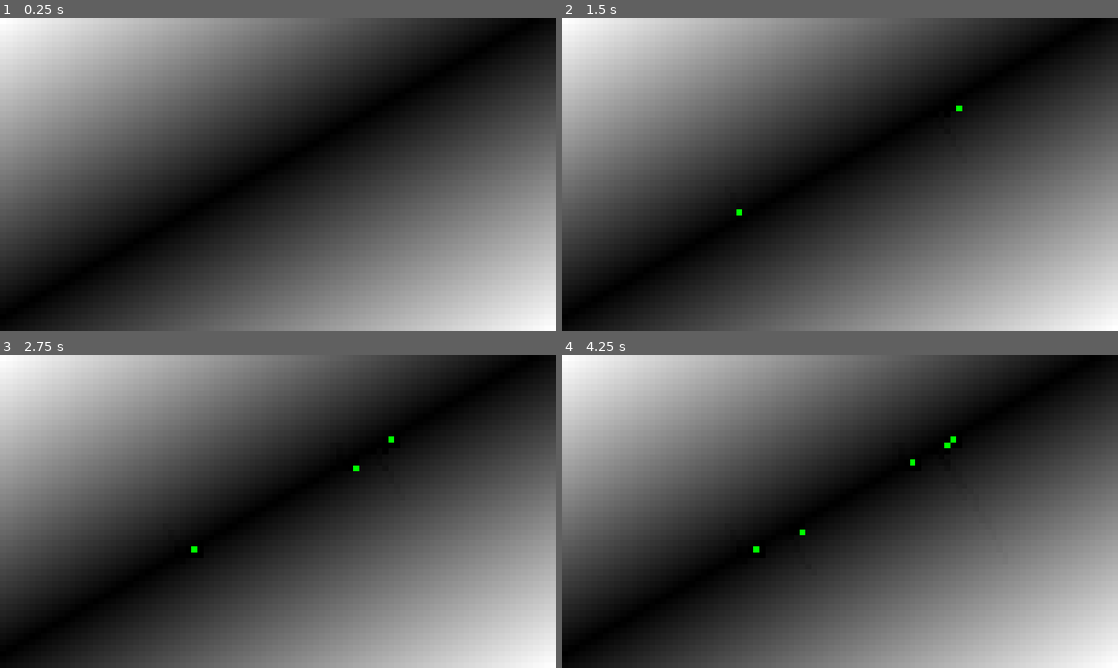
Above: before the commit, frames 1-4 (two rows, left to right).
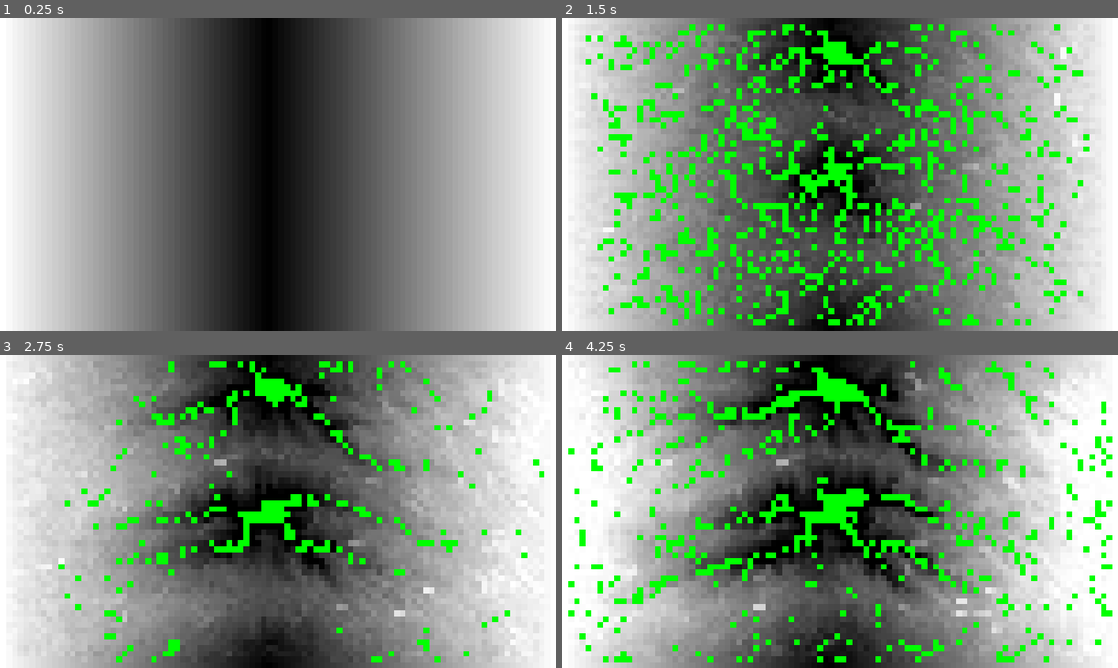
Above: after the commit, the same moments.

Repository: Dams4K/Tipe
Game: Godot game, scene res://move/viewer.tscn
Same seed, same stepped clock (60 frames per second), same inputs: the game is played once before the commit and once after it.
Inputs (mouse positions are in pixels of both pictures, inside the frame that each line leads up to):
- Up to frame 1 (0.25 s): no input
- Up to frame 2 (1.5 s): tap Enter at 0.5 s; move the mouse to (962, 158) at 0.52 s; tap Space at 0.6, 0.77, 1.07, 1.35 s; click (962, 158) at 0.67 s; move the mouse to (728, 190) at 1.27 s; click (728, 190) at 1.42 s
- Up to frame 3 (2.75 s): tap Space at 1.52, 1.82, 2.1 s; move the mouse to (333, 442) at 2.02 s; click (333, 442) at 2.17 s
- Up to frame 4 (4.25 s): move the mouse to (812, 574) at 2.77 s; tap Space at 2.85, 3.02, 3.32, 3.6, 3.77, 4.07 s; click (812, 574) at 2.92 s; move the mouse to (1006, 558) at 3.52 s; click (1006, 558) at 3.67 s

The runs differ from the first frame. In frame 1, 76% of the frame differs, in the area x 0-100%, y 0-100%; in frame 2, 80%; in frame 3, 78%; in frame 4, 81%.

Commit message:
Show timegit add . Pour faire apparaitre 1000 gouttes il faut appuyer sur space, quand elles ne bougent plus les gouttes disparaissent

Diff:
--- a/move/canvas.gd
+++ b/move/canvas.gd
@@ -6,6 +6,8 @@
 var droplets: Array[Droplet] = []
 
 func _ready() -> void:
+	randomize()
+
 	var movements_image = Image.create(texture.get_width(), texture.get_height(), false, Image.FORMAT_RGBA8)
 	var movements_image_texture: ImageTexture = ImageTexture.create_from_image(movements_image)
 
@@ -20,6 +22,14 @@
 		var droplet = Droplet.new(get_local_mouse_position())
 		droplets.append(droplet)
 
+	if event is InputEventKey and event.keycode == KEY_SPACE and event.pressed:
+		for i in range(1_000):
+			var rx = randf_range(1.0, texture.get_width()-2.0)
+			var ry = randf_range(1.0, texture.get_height()-2.0)
+			var droplet = Droplet.new(Vector2(rx, ry))
+			droplets.append(droplet)
+		print("Show time")
+
 func update():
 	var droplets_alive: Array[Droplet] = []
 	for droplet: Droplet in droplets:
--- a/move/droplet.gd
+++ b/move/droplet.gd
@@ -47,9 +47,11 @@
 	var new_height = image.get_pixelv(position).r
 	var delta_height = new_height - old_height
 
+	if old_position == position:
+		return false
+
 	if delta_height > 0.0:
-		print("depose")
-		depose(0.0, old_position)
+		depose(0.04, old_position)
 	else:
 		erode(0.01, old_position)
 
--- a/move/viewer.tscn
+++ b/move/viewer.tscn
@@ -11,7 +11,8 @@
 gradient = SubResource("Gradient_ou7mo")
 width = 96
 height = 54
-fill_to = Vector2(1, 1)
+fill_from = Vector2(0, 0.5)
+fill_to = Vector2(1, 0.5)
 metadata/_snap_enabled = true
 
 [node name="Viewer" type="Node2D"]
